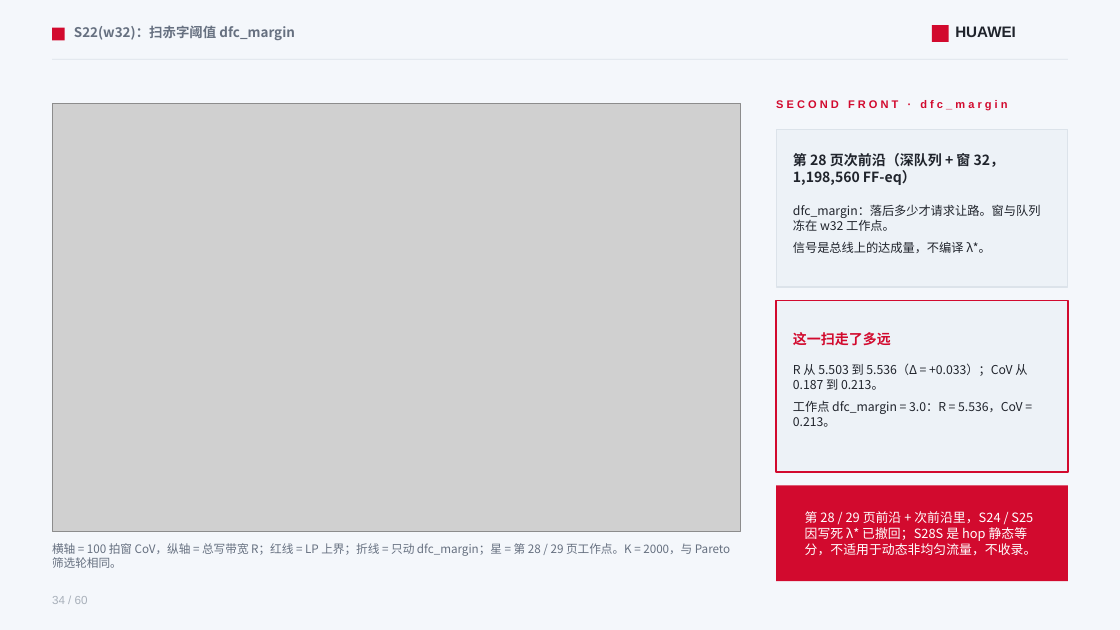
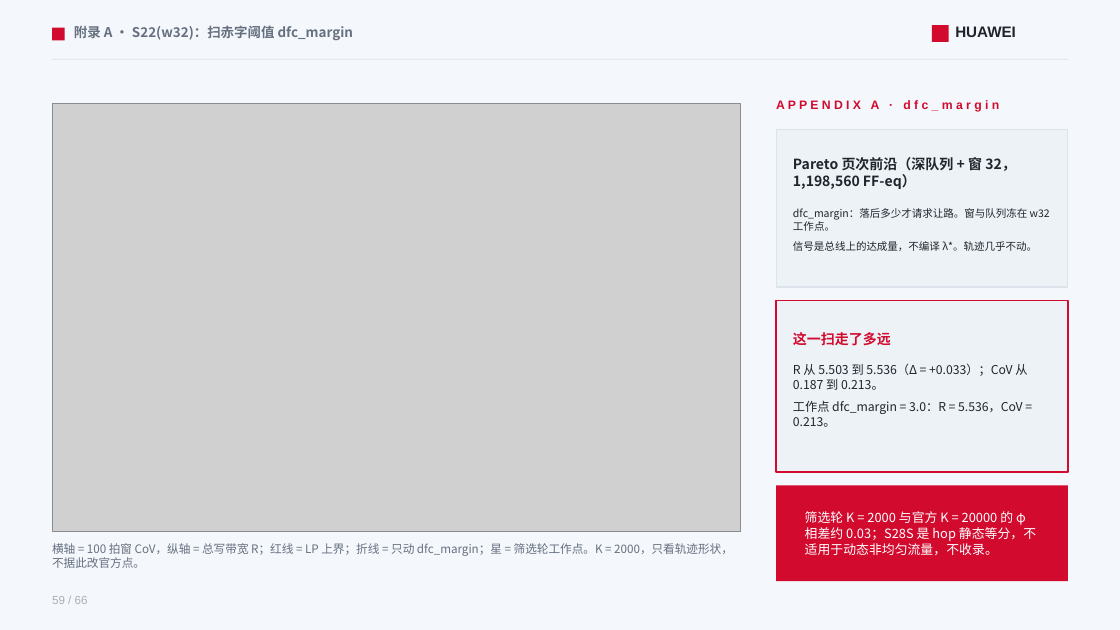
Before and after one commit to lukebest/booksim2, a slide deck: slide 59 of ppt/ring2-write-fairness.pptx (slide 34 before the commit). Drawn at 1120x630 pixels with LibreOffice and Linux fonts; fonts in the diff are those of the drawing; grey boxes stand for pictures. Boxes give left, top, right and bottom in pixels: in the first picture for what was removed or moved away, otherwise in the second. Text is boxed around its words. In the diff, an @@ line names an element or a change of style, - is before the commit and + after.

```diff
--- a/ppt/ring2-write-fairness.pptx
+++ b/ppt/ring2-write-fairness.pptx
@@ text at [74,25,354,40]: text changed @@
-S22(w32)：扫赤字阈值 dfc_margin
+附录 A · S22(w32)：扫赤字阈值 dfc_margin
@@ text at [776,100,999,113]: text changed; size 9.5 to 10.5 pt @@
-S E C O N D F R O N T · d f c _ m a r g i n
+A P P E N D I X A · d f c _ m a r g i n
@@ text at [793,155,1016,189]: text changed @@
-第 28 页次前沿（深队列 + 窗 32，1,198,560 FF‑eq）
+Pareto 页次前沿（深队列 + 窗 32，1,198,560 FF‑eq）
@@ text at [793,208,1050,231]: size 10.5 to 9 pt in "dfc_margin：落后多少才请求让路。窗与队列冻在 w32 工作点。" @@
@@ text at [793,241,1037,251]: text changed; size 10.5 to 9 pt @@
-信号是总线上的达成量，不编译 λ*。
+信号是总线上的达成量，不编译 λ*。轨迹几乎不动。
@@ text at [805,511,1036,555]: text changed @@
-第 28 / 29 页前沿 + 次前沿里，S24 / S25 因写死 λ* 已撤回；S28S 是 hop 静态等分，不适用于动态非均匀流量，不收录。
+筛选轮 K = 2000 与官方 K = 20000 的 φ 相差约 0.03；S28S 是 hop 静态等分，不适用于动态非均匀流量，不收录。
@@ text at [52,543,733,568]: text changed @@
-横轴 = 100 拍窗 CoV，纵轴 = 总写带宽 R；红线 = LP 上界；折线 = 只动 dfc_margin；星 = 第 28 / 29 页工作点。K = 2000，与 Pareto 筛选轮相同。
+横轴 = 100 拍窗 CoV，纵轴 = 总写带宽 R；红线 = LP 上界；折线 = 只动 dfc_margin；星 = 筛选轮工作点。K = 2000，只看轨迹形状，不据此改官方点。
@@ text at [52,596,88,604]: text changed @@
-34 / 60
+59 / 66
```
Also in this commit, not shown: 57 other slides changed, 7 slides added, 1 slide removed, 10 other files.
